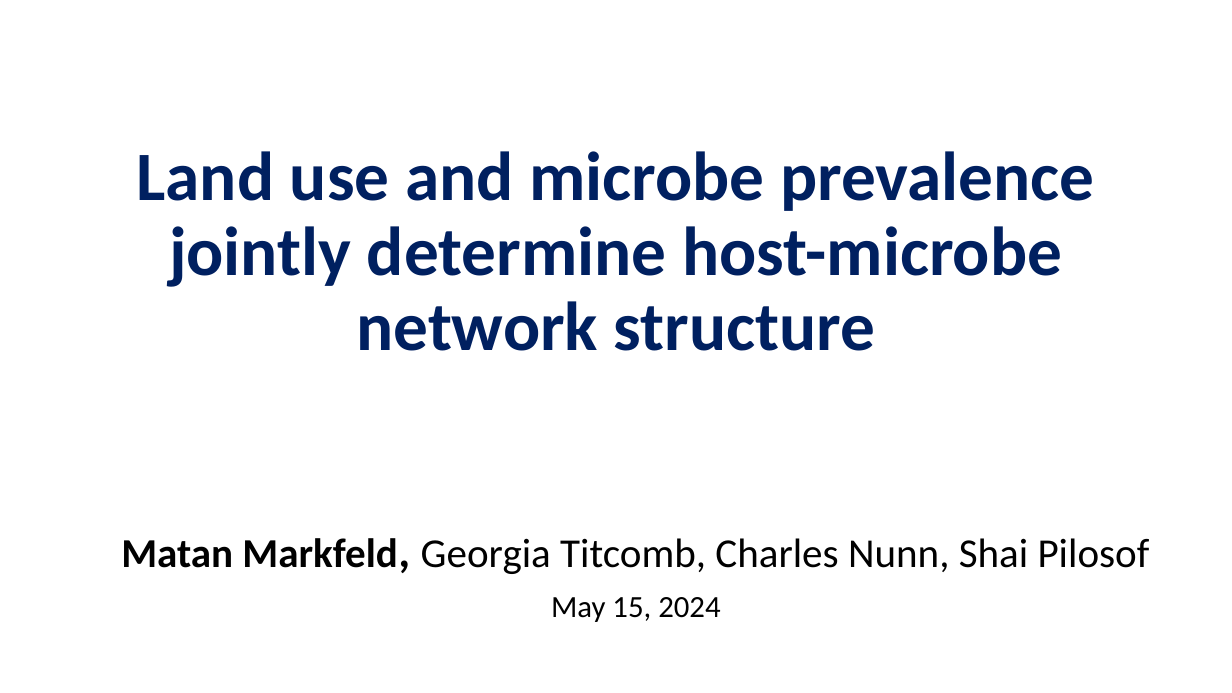
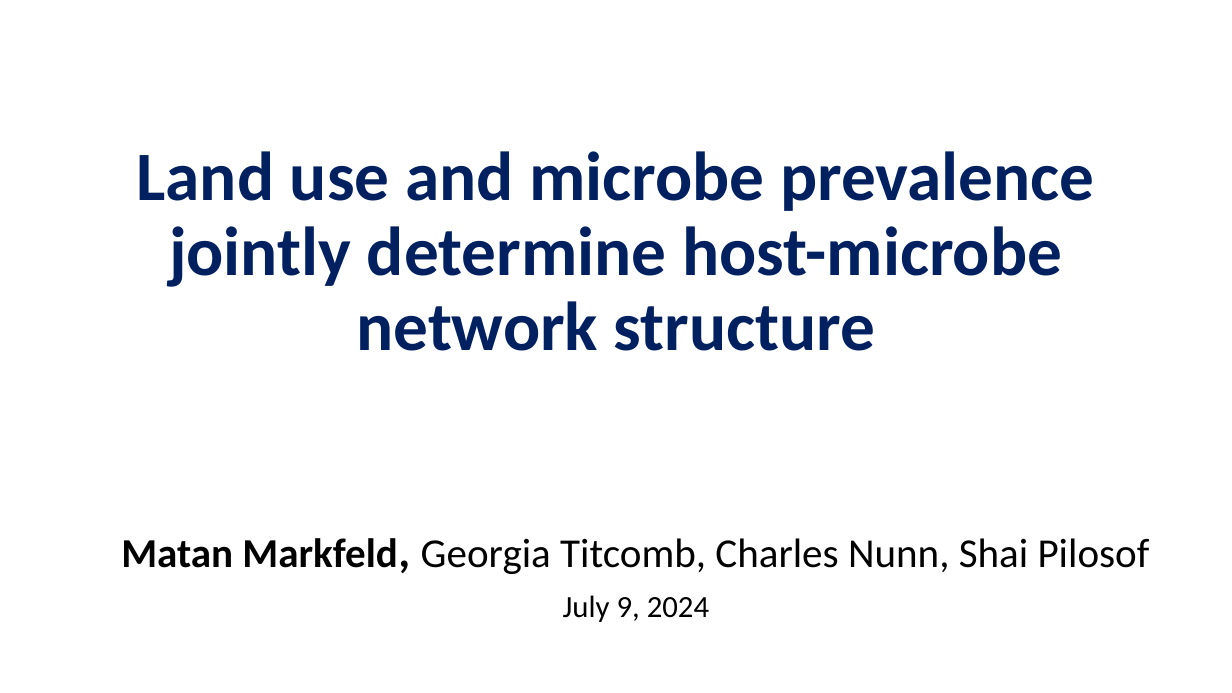
Before and after one commit to Ecological-Complexity-Lab/Microbiome_Structure_Madagascar, a slide deck: slide 1 of presentations/project story.pptx. Drawn at 1232x693 pixels with LibreOffice and Linux fonts; fonts in the diff are those of the drawing; background and template pictures are left out. Boxes give left, top, right and bottom in pixels: in the first picture for what was removed or moved away, otherwise in the second. Text is boxed around its words. In the diff, an @@ line names an element or a change of style, - is before the commit and + after.

```diff
--- a/presentations/project story.pptx
+++ b/presentations/project story.pptx
@@ subtitle at box(563, 595, 709, 622): text changed @@
-May 15, 2024
+July 9, 2024
```
Also in this commit, not shown: 12 other slides changed, 3 slides added, 10 slides removed, 1 other file.
